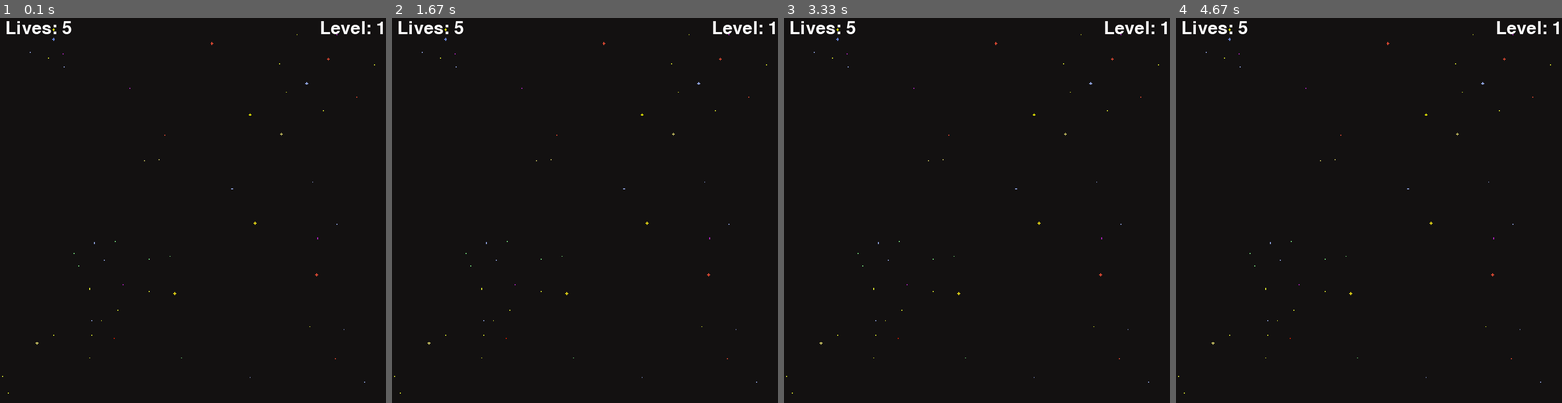
Above: before the commit, frames 1-4 (left to right).
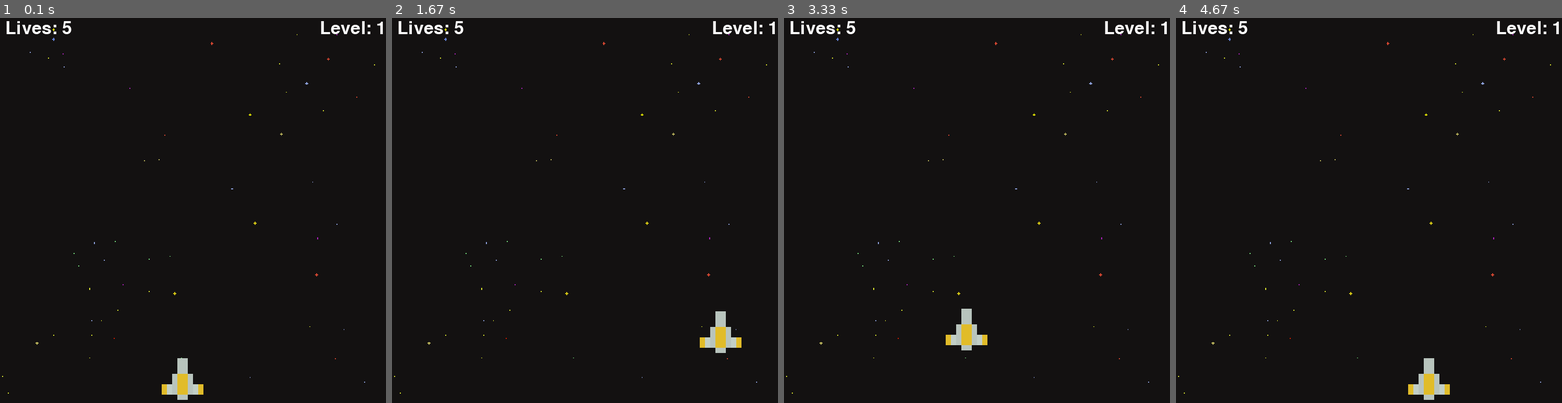
Above: after the commit, the same moments.

Repository: miradouro/pygameinvaders
Game: pygame game, started from main.py
The game is run twice, just before and just after one commit, with the same random seed, the same clock (stepped at 60 frames per second) and the same inputs.
Inputs:
- Up to frame 1 (0.1 s): no input
- Up to frame 2 (1.67 s): hold D 0.33-0.8 s; hold W 0.83-1.13 s; hold D 1.17-1.63 s
- Up to frame 3 (3.33 s): hold A 1.67-2.2 s; hold S 2.23-2.53 s; hold A 2.57-2.97 s; hold W from 3 s (still down)
- Up to frame 4 (4.67 s): release W at 3.37 s; hold D 3.4-4.03 s; hold S 4.07-4.43 s; hold A from 4.47 s (still down)

The runs differ from the first frame. In frame 1, 0.6% of the frame differs, in the area x 41-53%, y 88-100%; in frame 2, 0.6%; in frame 3, 0.6%; in frame 4, 0.6%.

Commit message:
adicionado comandos de teclado e adicionado player na tela

Diff:
--- a/main.py
+++ b/main.py
@@ -32,12 +32,38 @@
 
 # Funções
 
+class Ship:
+    def __init__(self, x, y, health=1000):
+        self.x = x
+        self.y = y
+        self.health = health
+        self.ship_img = None
+        self.laser_img = None
+        self.lasers = []
+        self.cool_down_counter = 0
+
+    def draw(self, window):
+        window.blit(self.ship_img, (self.x, self.y))
+
+
+class Player(Ship):
+    def __init__(self, x, y, health=100):
+        super().__init__(x, y, health)
+        self.ship_img = YELLOW_SPACE_SHIP
+        self.laser_img = YELLOW_LASER
+        self.mask = pygame.mask.from_surface(self.ship_img)
+        self.max_health = health
+
 
 def main():
     run = True
     FPS = 60
     level = 1
     lives = 5
+
+    player_vel = 5
+    player = Player(300, 650)
+
     clock = pygame.time.Clock()
 
     def redraw_window():
@@ -47,6 +73,8 @@
 
         WIN.blit(lives_label, (10, 10))
         WIN.blit(level_label, (WIDTH - level_label.get_width() - 10, 10))
+
+        player.draw(WIN)
 
         pygame.display.update()
 
@@ -58,5 +86,14 @@
             if event.type == pygame.QUIT:
                 run = False
 
+        keys = pygame.key.get_pressed()
+        if keys[pygame.K_a] and player.x > 0:  # Left
+            player.x -= player_vel
+        if keys[pygame.K_d] and player.x < WIDTH - 100:  # Right
+            player.x += player_vel
+        if keys[pygame.K_w] and player.y > 0:  # Up
+            player.y -= player_vel
+        if keys[pygame.K_s] and player.y < HEIGHT - 100:  # Down
+            player.y += player_vel
 
 main()
